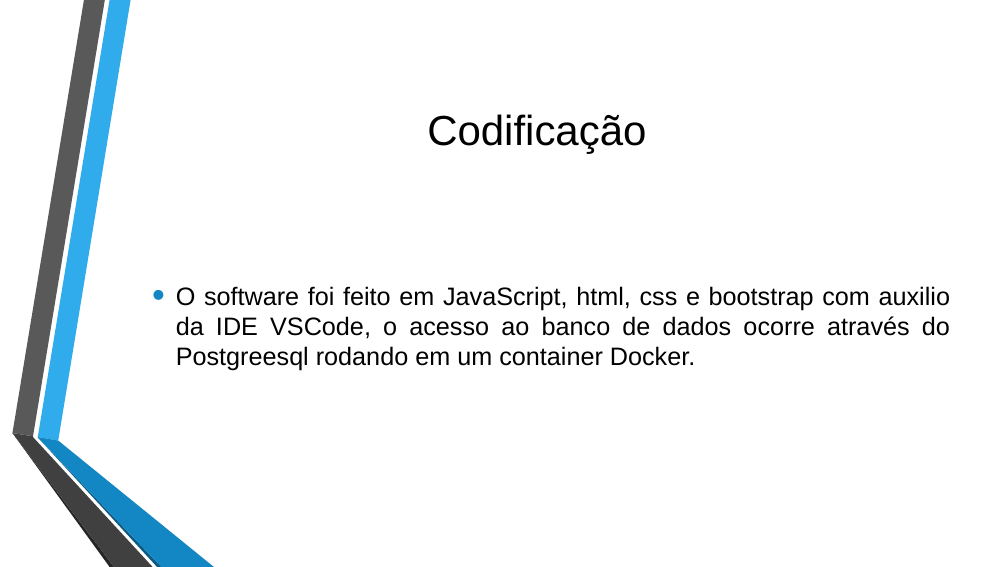
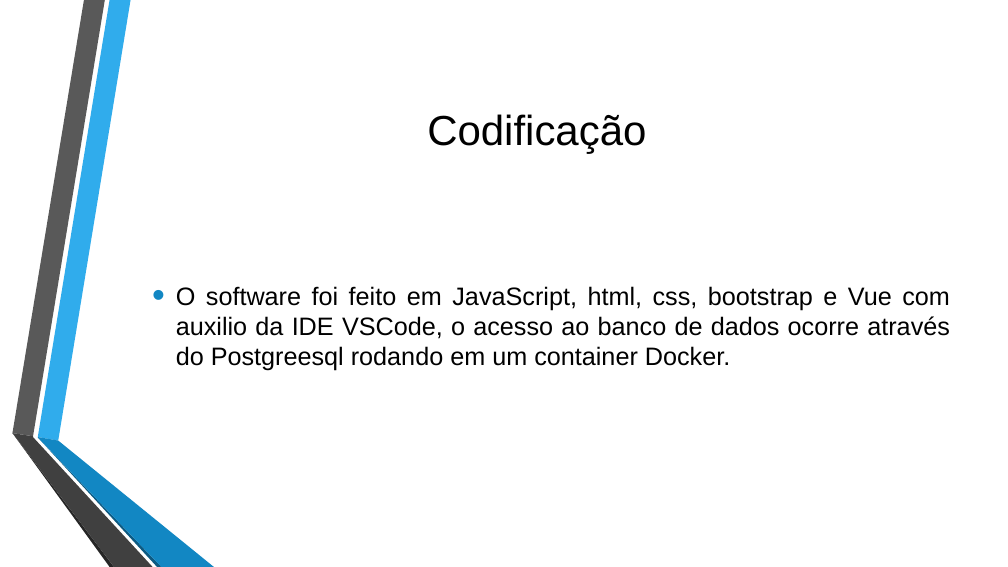
Before and after one commit to millerraycell/hotel, a slide deck: slide 9 of HotelSorriso - Apresentação final.pptx. Drawn at 1008x567 pixels with LibreOffice and Linux fonts; fonts in the diff are those of the drawing; background and template pictures are left out. Boxes give left, top, right and bottom in pixels: in the first picture for what was removed or moved away, otherwise in the second. Text is boxed around its words. In the diff, an @@ line names an element or a change of style, - is before the commit and + after.

```diff
--- a/HotelSorriso - Apresentação final.pptx
+++ b/HotelSorriso - Apresentação final.pptx
@@ text at <box>176,286,950,371</box>: text changed @@
-• O software foi feito em JavaScript, html, css e bootstrap com auxilio da IDE VSCode, o acesso ao banco de dados ocorre através do Postgreesql rodando em um container Docker.
+• O software foi feito em JavaScript, html, css, bootstrap e Vue com auxilio da IDE VSCode, o acesso ao banco de dados ocorre através do Postgreesql rodando em um container Docker.
```
Also in this commit, not shown: 1 other slide changed.
